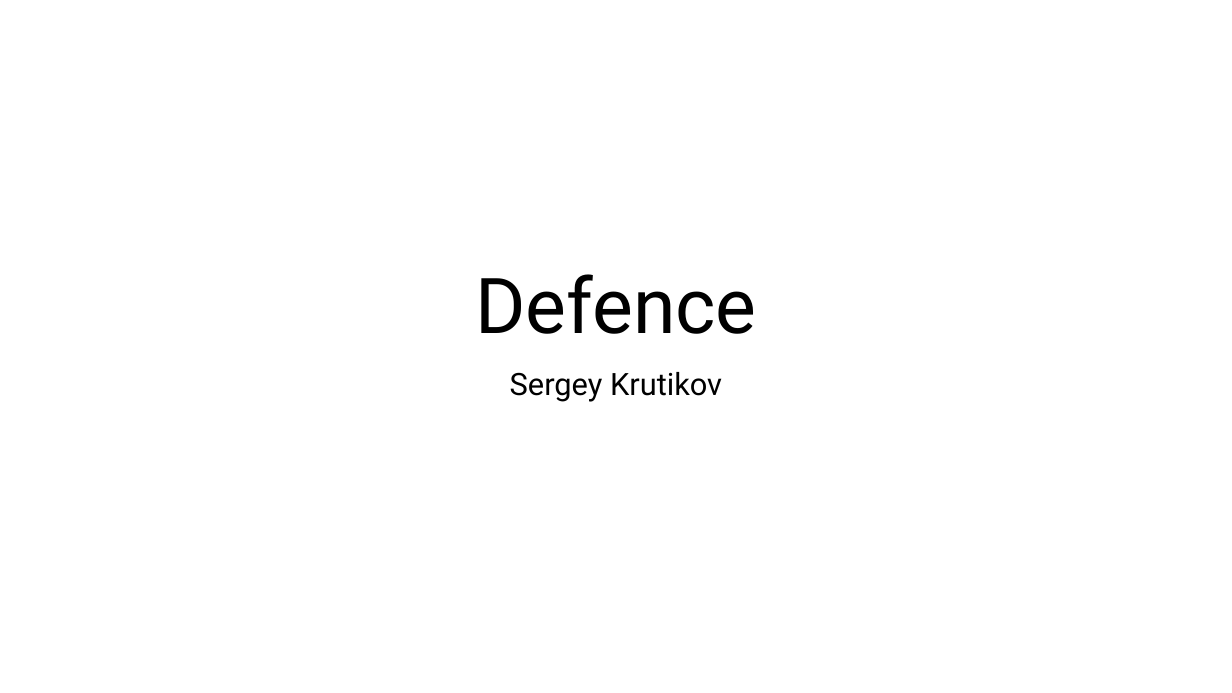
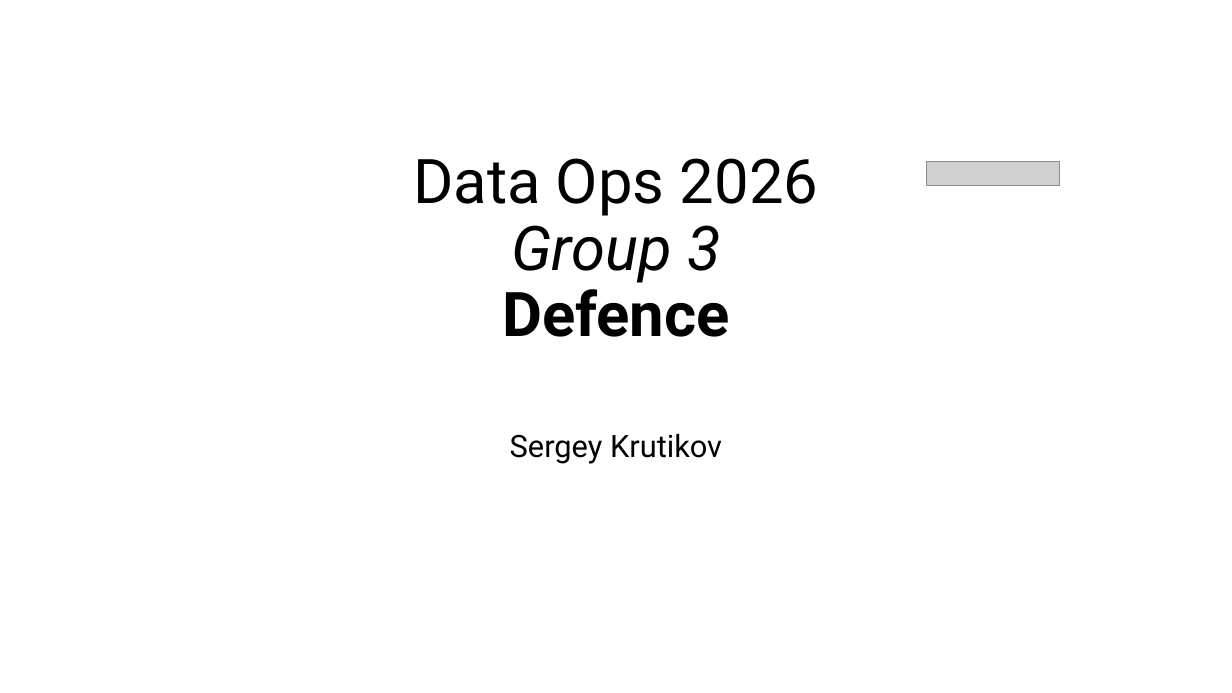
Before and after one commit to skrutikov/german-job-market-analytics, a slide deck: slide 1 of docs/defence2/Defence.pptx. Drawn at 1232x693 pixels with LibreOffice and Linux fonts; fonts in the diff are those of the drawing; grey boxes stand for pictures. Boxes give left, top, right and bottom in pixels: in the first picture for what was removed or moved away, otherwise in the second. Text is boxed around its words. In the diff, an @@ line names an element or a change of style, - is before the commit and + after.

Commit message:
Add some slides to the defence presentation

```diff
--- a/docs/defence2/Defence.pptx
+++ b/docs/defence2/Defence.pptx
@@ title at box(413, 158, 818, 337): text changed; size 60 to 48 pt @@
-Defence
+Data Ops 2026
+Group 3
+Defence
@@ picture added at box(927, 162, 1059, 185) @@
@@ subtitle "Sergey Krutikov" at box(510, 434, 722, 464): vertical alignment top to middle @@
```
Also in this commit, not shown: 2 other slides changed, 3 slides added, 1 slide removed, 1 other file.
